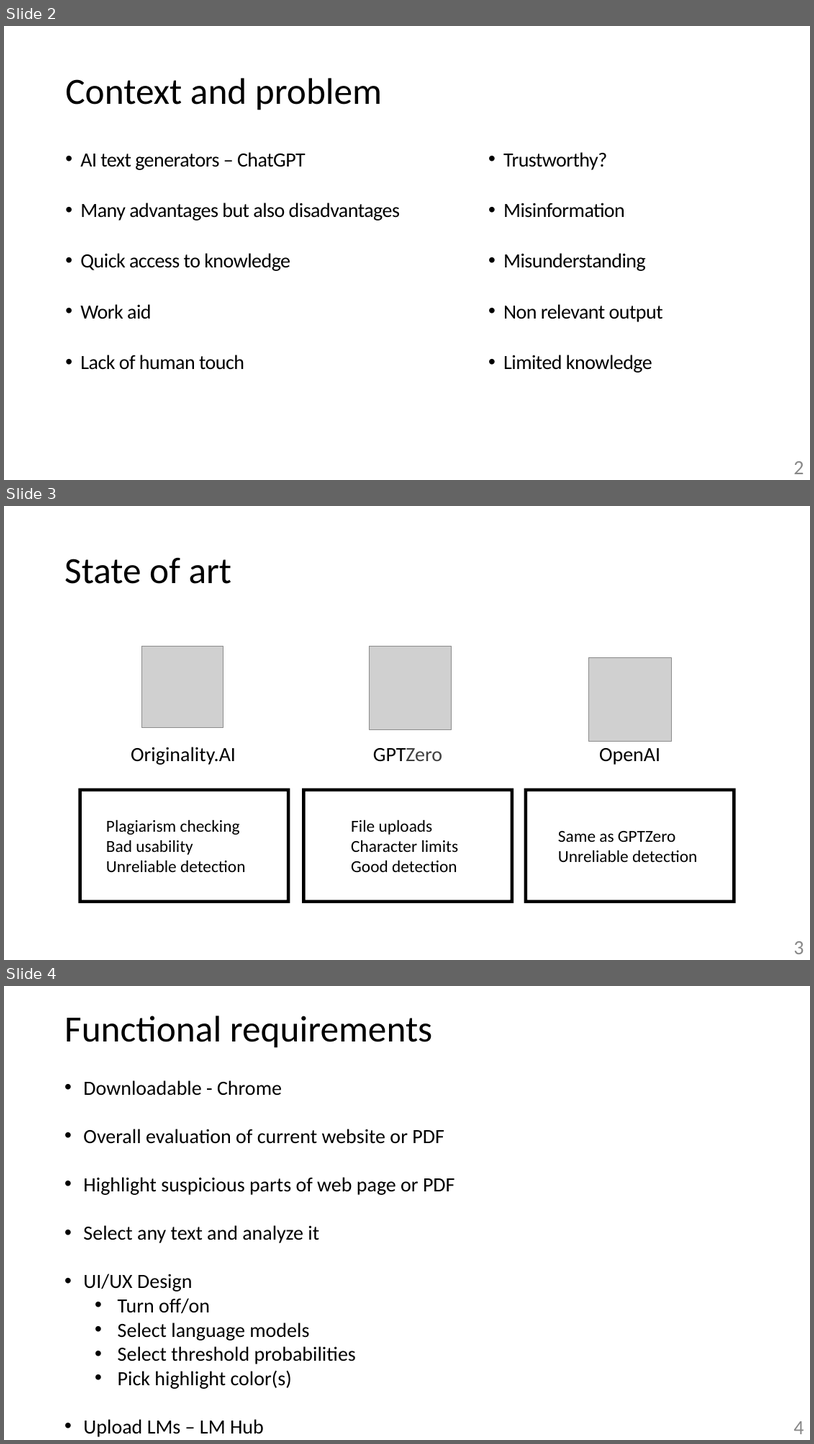
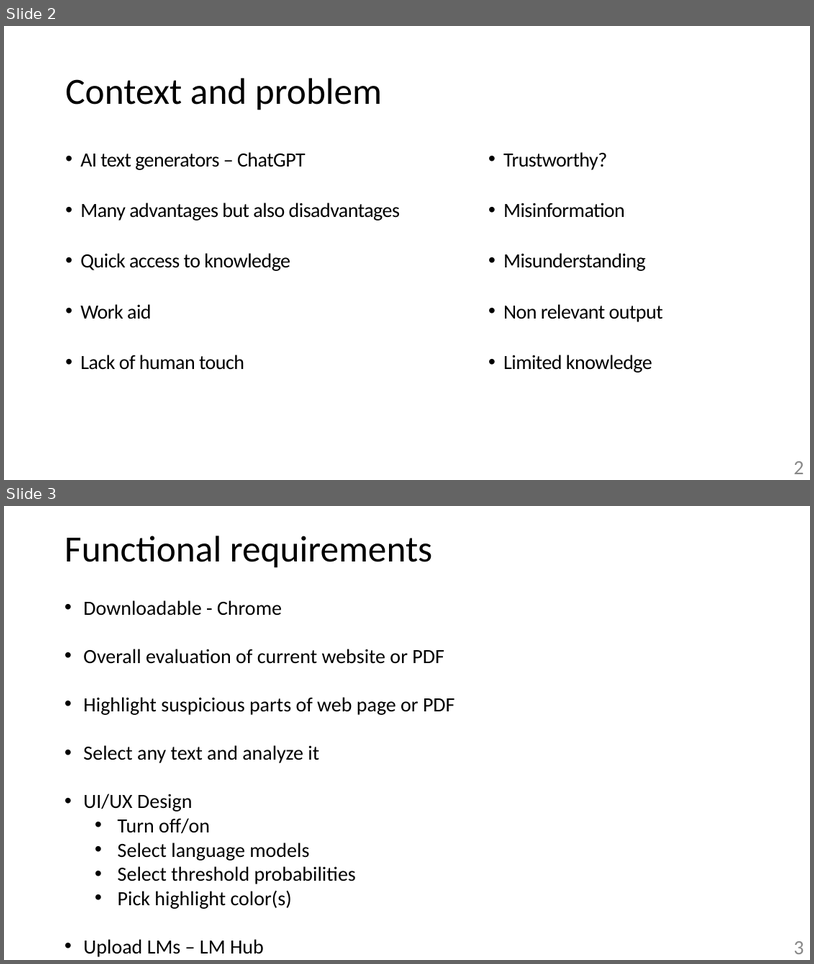
Before and after one commit to zzzzz151/AI-text-detector, a slide deck: presentation-prototype.pptx. Shown one above the other, each under a label of ours: slides 2, 3 and 4 before the commit, slides 2 and 3 after it. The pictures are 814x1444 and 814x964 pixels, drawn with LibreOffice and Linux fonts; fonts in the diff are those of the drawing; grey boxes stand for pictures. Boxes give left, top, right and bottom in pixels: in the first picture for what was removed or moved away, otherwise in the second. Text is boxed around its words. In the diff, an @@ line names an element or a change of style, - is before the commit and + after.

Commit message:
removed 2 slides

```diff
--- a/presentation-prototype.pptx
+++ b/presentation-prototype.pptx
@@ slide 3 removed at box(4, 506, 810, 960), background #FFFFFF @@
@@ title removed at box(64, 557, 232, 584) @@
-State of art
@@ group removed at box(78, 646, 697, 903): 6 texts, 2 frames, 2 pictures @@
-Plagiarism checking
-Bad usability
-Unreliable detection
-Originality.AI
-GPTZero
-File uploads
-Character limits
-Good detection
-OpenAI
-Same as GPTZero
-Unreliable detection
@@ picture removed at box(589, 657, 672, 741) @@
@@ frame removed at box(525, 788, 736, 903) @@
@@ page number removed at box(794, 941, 804, 954) @@
-3
@@ what was slide 4 is now slide 3 @@
@@ page number at box(794, 941, 804, 954): text changed @@
-4
+3
```
Also in this commit, not shown: 1 other slide removed.
